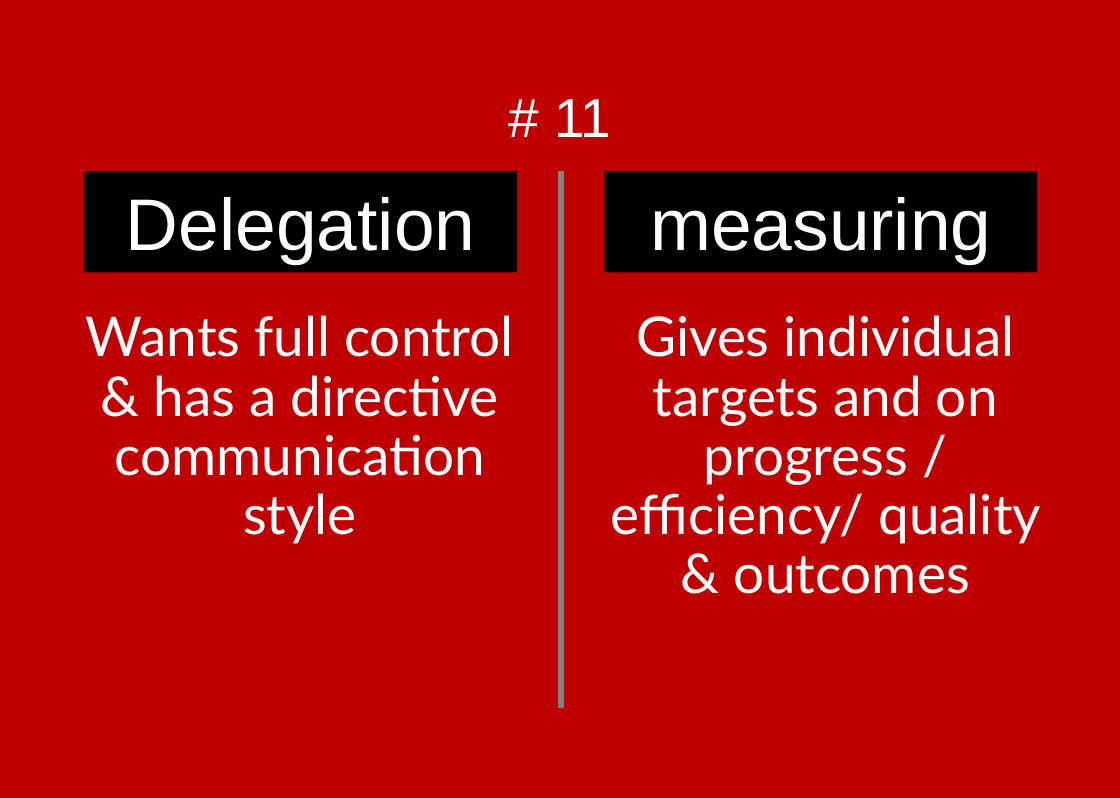
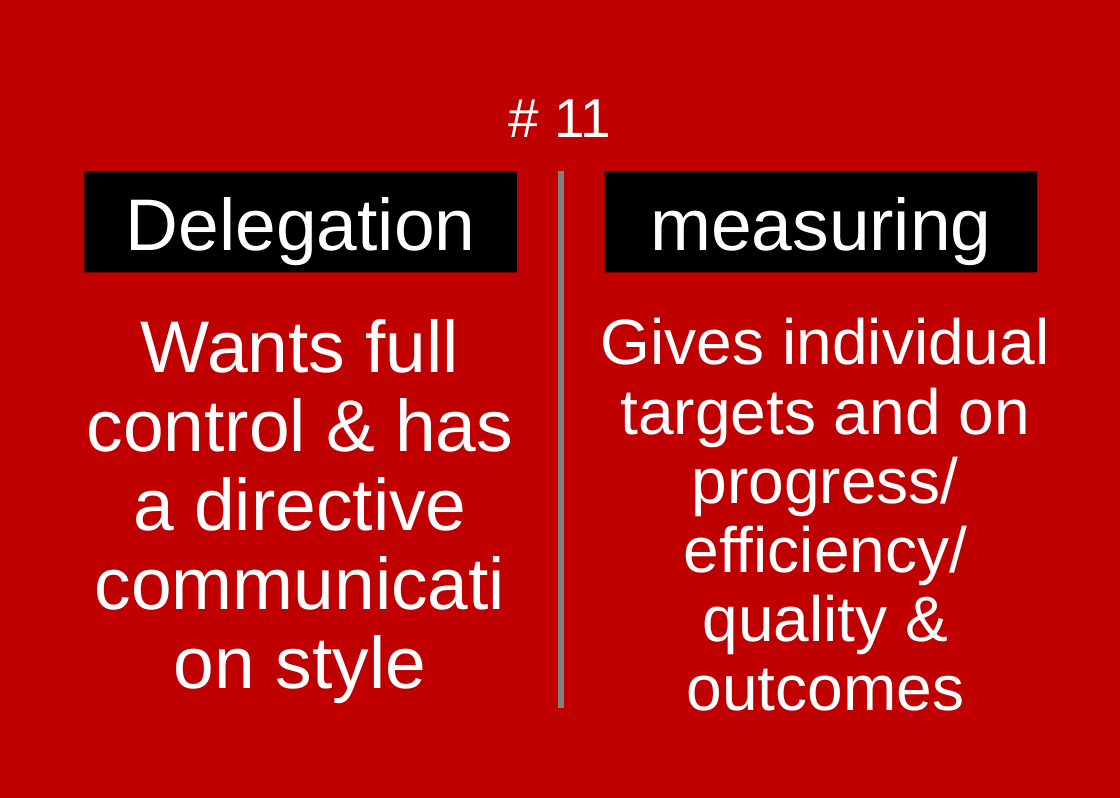
Before and after one commit to ScrumFacilitators/Exploring-Self-Management, a slide deck: slide 52 of Exploring Self-Management.pptx. Drawn at 1120x798 pixels with LibreOffice and Linux fonts; fonts in the diff are those of the drawing; background and template pictures are left out. Boxes give left, top, right and bottom in pixels: in the first picture for what was removed or moved away, otherwise in the second. Text is boxed around its words. In the diff, an @@ line names an element or a change of style, - is before the commit and + after.

Commit message:
Revert "Changed the font of the main text to the Ubuntu font to improve readibility. This should Fixes #3"
This reverts commit 4a922bc2d52b7cc705828e0670c7e5d3955a4b34.

```diff
--- a/Exploring Self-Management.pptx
+++ b/Exploring Self-Management.pptx
@@ text "Wants full control & has ..." at box(87, 319, 513, 703): size 30 to 40 pt, font Lato to Arial @@
@@ text at box(601, 317, 1049, 711): text changed; size 30 to 35 pt; font Lato to Arial @@
-Gives individual targets and on progress / efficiency/ quality & outcomes
+Gives individual targets and on progress/ efficiency/ quality & outcomes
```
Also in this commit, not shown: 39 other slides changed.
